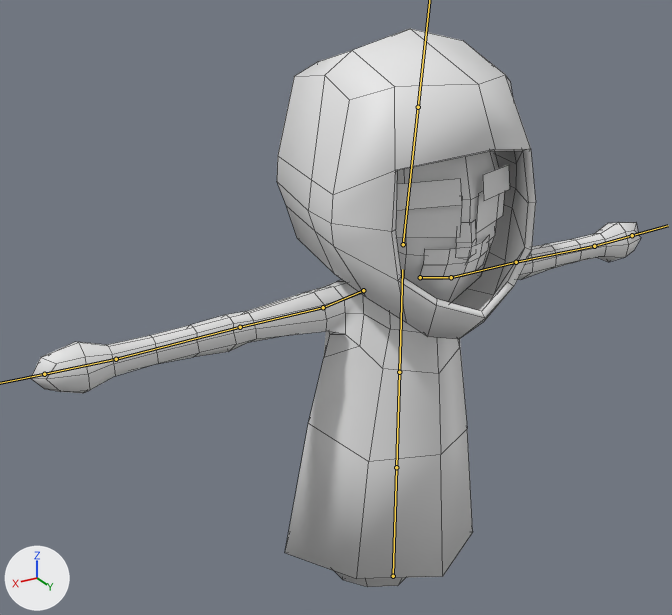
The FBX model Assets/Meshes/Astronaut.fbx as it was, and as the next commit left it.
Both versions are drawn from a 50 mm camera at (6.9, 9.73, 5.33) aimed at (0.65, -0.68, 0.12). Lighting does not change. The marker at lower left points along +X, +Y and +Z. Both versions are drawn at frame 2 of the action 'Armature|Stance'; the numbers are the values there. The bones that bend it are drawn over the model as lines. Mesh edges are drawn as thin lines.
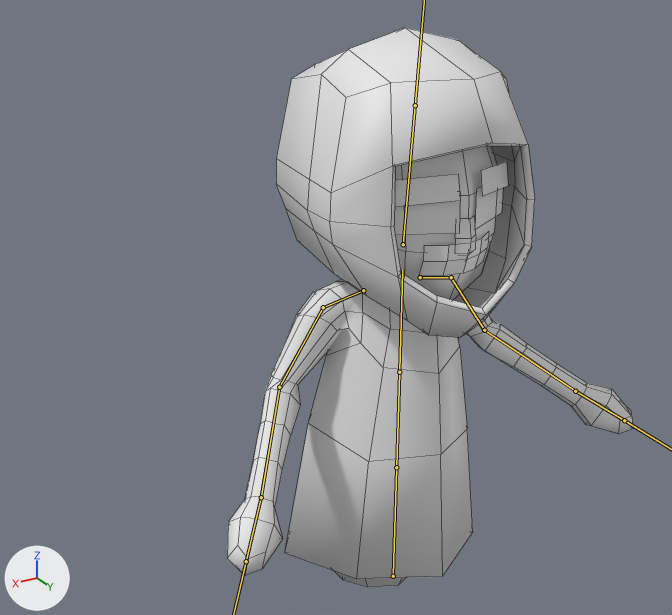
Changed parts and their boxes [x1, y1, x2, y2] in the pictures (672 x 615 px):
'Cube', posed (33% narrower): before [31, 151, 641, 587]; after [227, 146, 633, 587]
'Cube.001', posed: before [277, 28, 536, 339]; after [276, 28, 535, 338]
bone 'Bone.002_L.001', root to tip: before (451, 277) to (516, 262); after (451, 277) to (484, 330)
bone 'Bone.002_L.002', root to tip: before (516, 262) to (594, 246); after (484, 330) to (575, 391)
bone 'Bone.002_R.001', root to tip: before (323, 307) to (240, 327); after (323, 307) to (279, 387)
bone 'Bone.002_R.002', root to tip: before (240, 327) to (116, 359); after (279, 387) to (261, 497)
bone 'Bone.003', root to tip: before (403, 244) to (418, 107); after (403, 244) to (415, 105)

The change in detail:
Bone 'Bone.002_L.001' (bone_bone_002_l_001) turns from (0, 0, 0) to (3, -2, 55) degrees about its own x, y and z.
Bone 'Bone.002_L.002' (bone_bone_002_l_002) turns from (0, 0, 0) to (-51, -26, 16) degrees about its own x, y and z.
Bone 'Bone.002_R.001' (bone_bone_002_r_001) turns from (0, 0, 0) to (3, 2, -56) degrees about its own x, y and z.
Bone 'Bone.002_R.002' (bone_bone_002_r_002) turns from (0, 0, 0) to (-51, 25, -16) degrees about its own x, y and z.
Bone 'Bone.003' (bone_bone_003) turns from (0, 0, 0) to (2, 0, 0) degrees about its own x, y and z.
